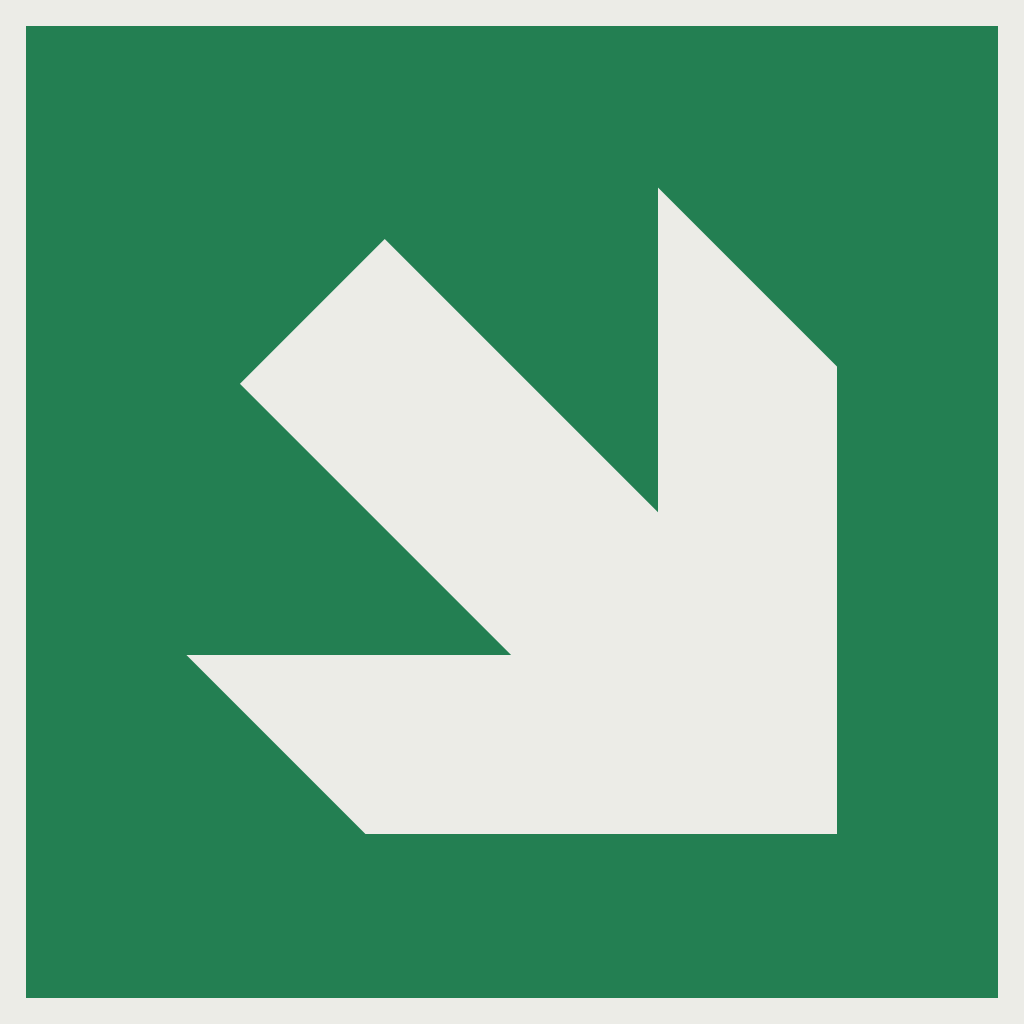
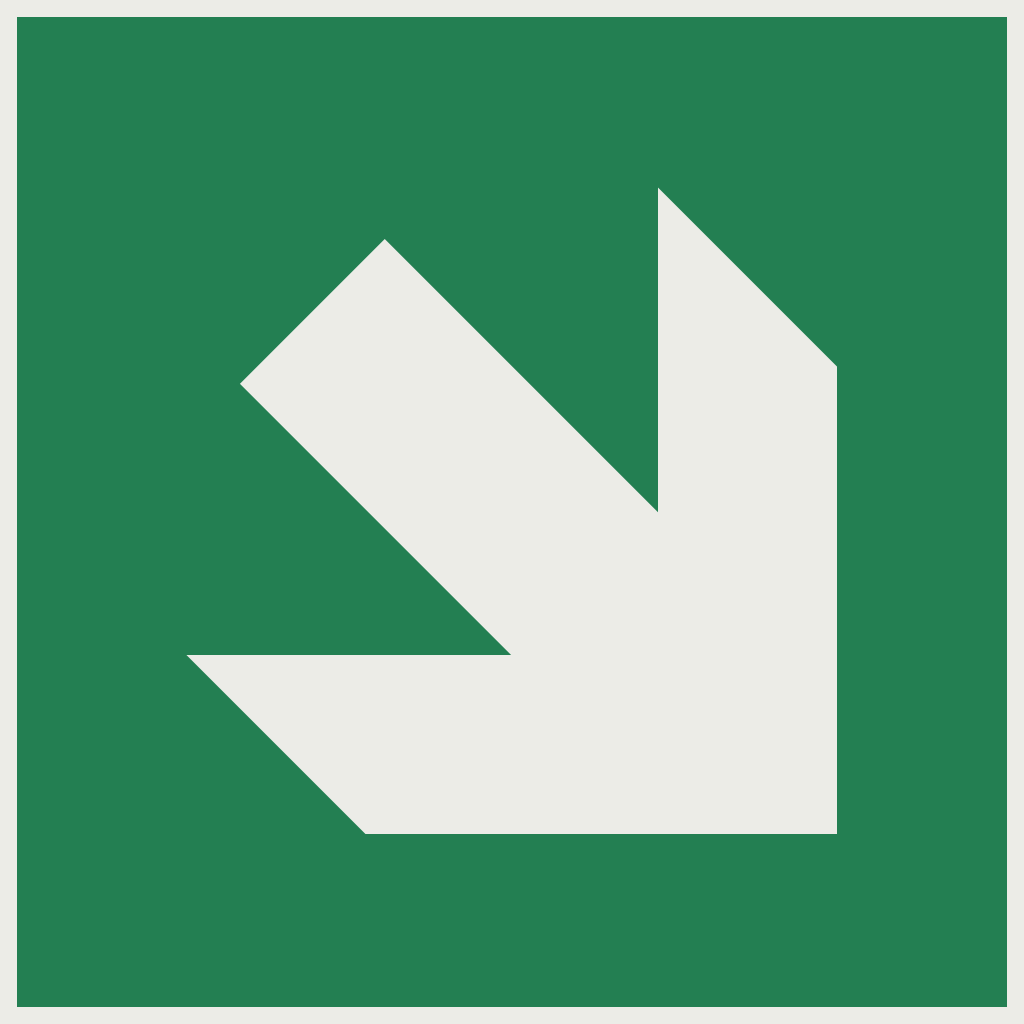
Revision of a layered 1024 x 1024 image; what changed, layer by layer:
painted on "Frame" over bbox(17, 17, 1007, 1007)
